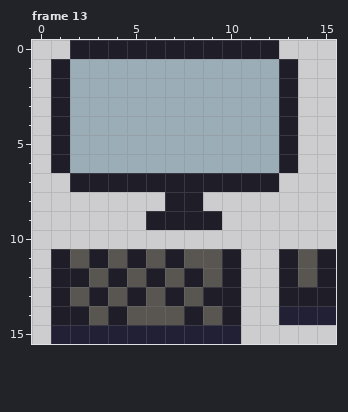
Two versions of one pixel-art file, art/machines.aseprite. That is the earlier state.
16x16 pixels, 13 frames. Colours within 5 levels of each other are drawn and written as one. Shown: frame 13. The commit also changed other frames, which this record leaves out.
Now the later version:
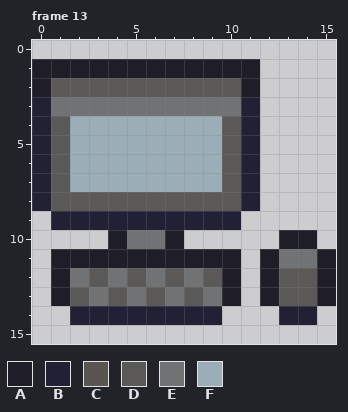
Palette (. is transparent): A #1e1d28  B #222034  C #595652  D #5b5958  E #717273  F #9badb7
Change:
Changed rows in their new state; - is an unchanged pixel.
Frame 13:
first column x 0:
 0 --...........---
 1 A-AAAAAAAAAA..--
 2 ADDDDDDDDDDA..--
 3 BEEEEEEEEEEB..--
 4 BD--------DB..--
 5 BD--------DB..--
 6 BD--------DB..--
 7 BDFFFFFFFFDB.---
 8 BDDDDDDDDDDB----
 9 -BBBBBBBBBB-----
10 ----AEEA-----AA-
11 --A-A-A-AA--AEE-
12 --EDEDEDED--ADD-
13 --DEDEDEDE--ADD-
14 -.BBBBBBBB.----.
15 -..........-----
